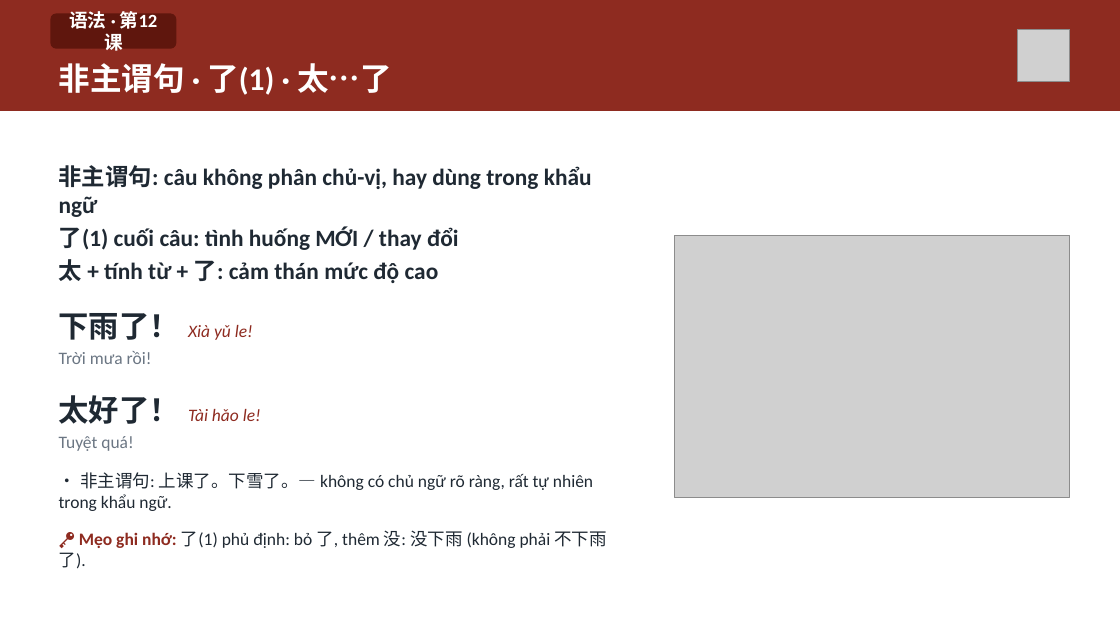
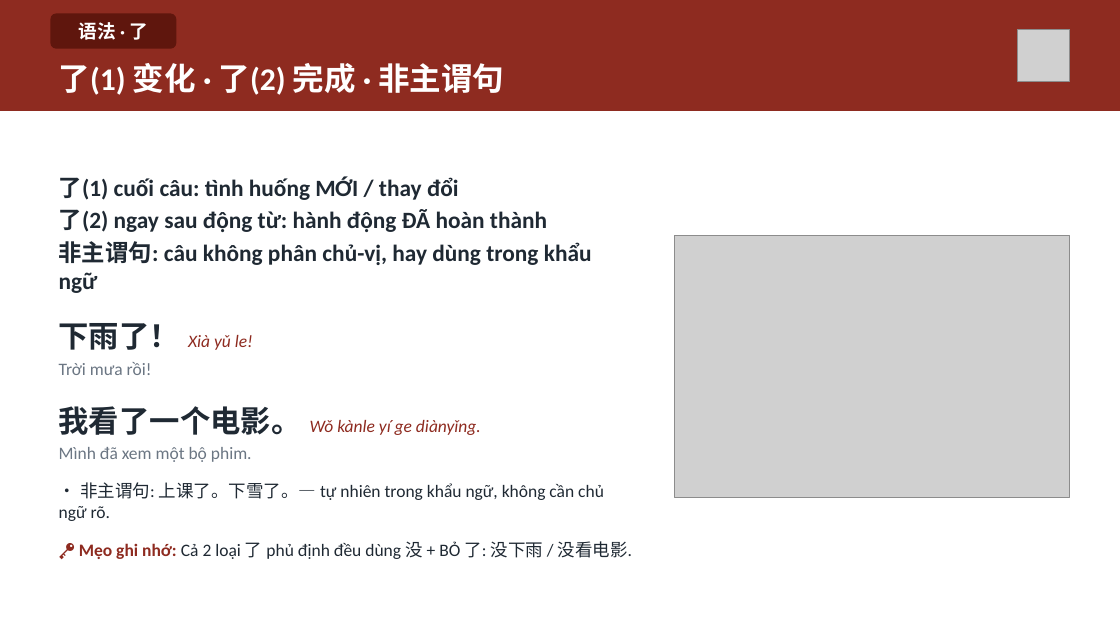
Before and after one commit to HuyenNguyen911/chinese-learning-os, a slide deck: slide 14 of output/hsk1/buoi16_ontap/slide/Buoi-16-Ontap.pptx. Drawn at 1120x630 pixels with LibreOffice and Linux fonts; fonts in the diff are those of the drawing; grey boxes stand for pictures. Boxes give left, top, right and bottom in pixels: in the first picture for what was removed or moved away, otherwise in the second. Text is boxed around its words. In the diff, an @@ line names an element or a change of style, - is before the commit and + after.

```diff
--- a/output/hsk1/buoi16_ontap/slide/Buoi-16-Ontap.pptx
+++ b/output/hsk1/buoi16_ontap/slide/Buoi-16-Ontap.pptx
@@ text in rounded rectangle at box(79, 22, 148, 40): text changed @@
-语法 · 第12课
+语法 · 了
@@ text at box(59, 63, 505, 95): text changed @@
-非主谓句 · 了(1) · 太…了
+了(1) 变化 · 了(2) 完成 · 非主谓句
@@ text at box(59, 176, 547, 232): paragraphs added @@
+了(1) cuối câu: tình huống MỚI / thay đổi
+了(2) ngay sau động từ: hành động ĐÃ hoàn thành
@@ text at box(59, 226, 459, 283): paragraphs removed @@
-了(1) cuối câu: tình huống MỚI / thay đổi
-太 + tính từ + 了: cảm thán mức độ cao
@@ text at box(59, 241, 592, 293): more space between paragraphs @@
@@ text at box(59, 406, 632, 559): text changed @@
-太好了！ Tài hǎo le!
-Tuyệt quá!
-• 非主谓句: 上课了。下雪了。— không có chủ ngữ rõ ràng, rất tự nhiên trong khẩu ngữ.
-🔑 Mẹo ghi nhớ: 了(1) phủ định: bỏ 了, thêm 没: 没下雨 (không phải 不下雨了).
+我看了一个电影。 Wǒ kànle yí ge diànyǐng.
+Mình đã xem một bộ phim.
+• 非主谓句: 上课了。下雪了。— tự nhiên trong khẩu ngữ, không cần chủ ngữ rõ.
+🔑 Mẹo ghi nhớ: Cả 2 loại 了 phủ định đều dùng 没 + BỎ 了: 没下雨 / 没看电影.
```
Also in this commit, not shown: 16 other slides changed, 2 slides added, 1 slide removed, 44 other files.
